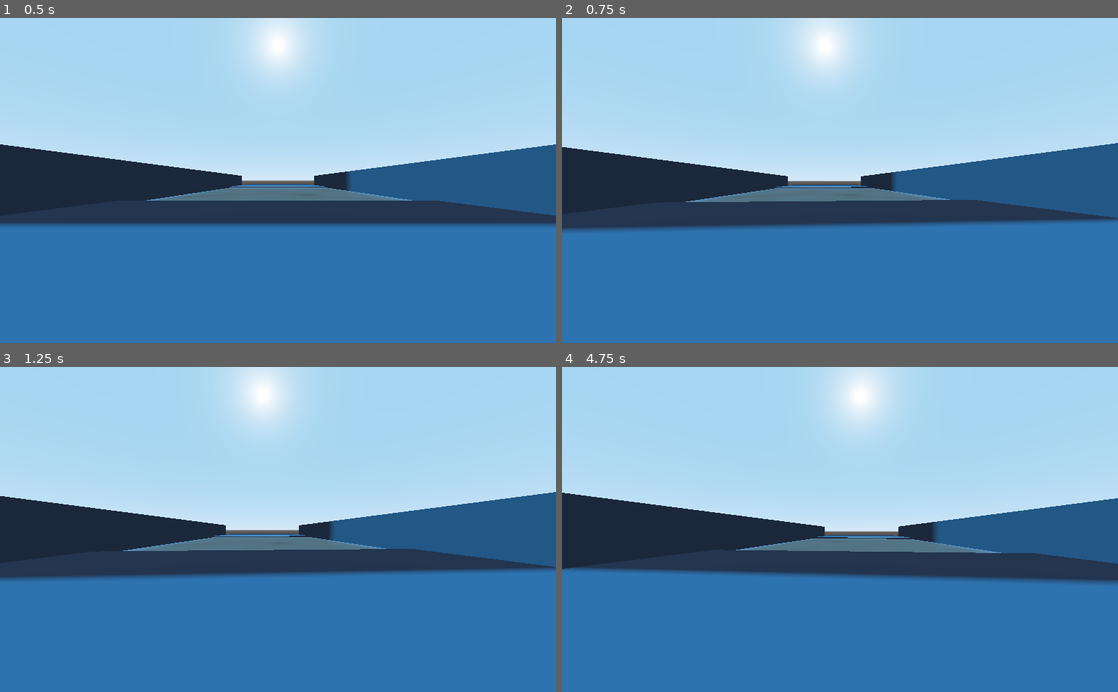
Above: before the commit, frames 1-4 (two rows, left to right).
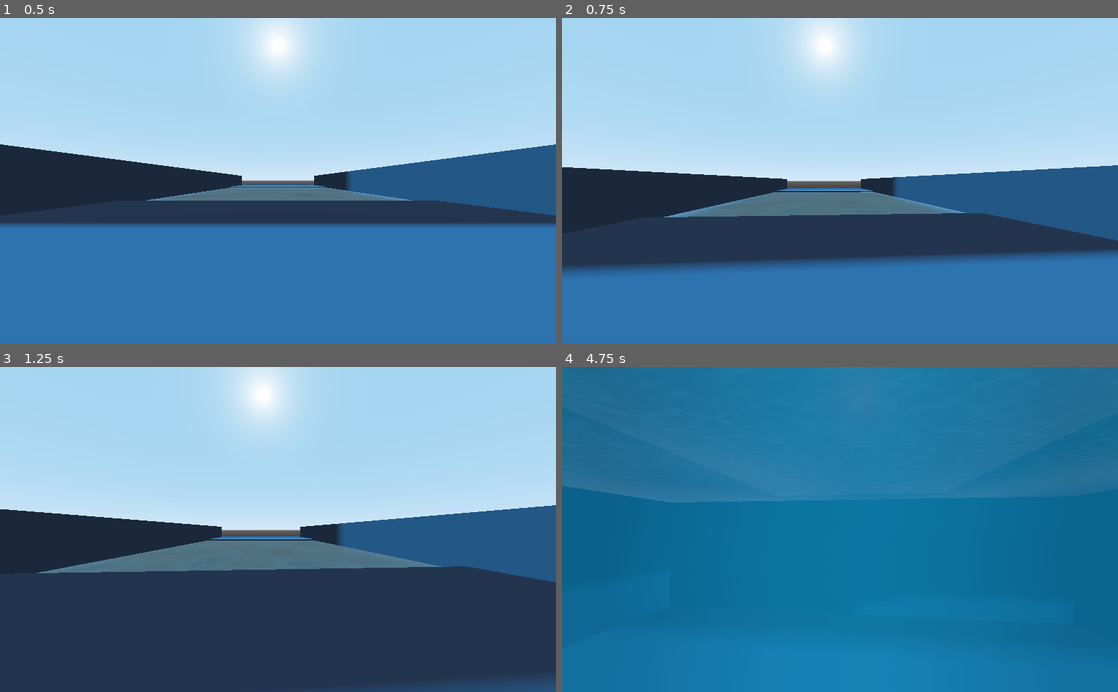
Above: after the commit, the same moments.

Repository: tehdi/demersal
Game: Godot game, scene res://Levels/testScene.tscn
Two runs of this game, one before a commit and one after it. Both use one fixed random seed, a clock stepped at 60 frames per second and the inputs below. The engine's default icon, where the game draws it, is replaced by a stand-in: a white triangle on a blue panel in a dark square.
Inputs (mouse positions are in pixels of both pictures, inside the frame that each line leads up to):
- Up to frame 1 (0.5 s): no input
- Up to frame 2 (0.75 s): tap Enter at 0.5 s; move the mouse to (867, 180) at 0.52 s; hold W (move_forward, bound only after the commit) from 0.53 s (still down); tap Space (move_jump, bound only after the commit) at 0.6 s
- Up to frame 3 (1.25 s): keep holding W (move_forward, bound only after the commit); tap Space (move_jump, bound only after the commit) at 0.77, 1.07 s
- Up to frame 4 (4.75 s): keep holding W (move_forward, bound only after the commit); move the mouse to (812, 529) at 1.27 s; tap Space (move_jump, bound only after the commit) at 1.35, 1.52, 1.82, 2.1, 2.85, 3.02, 3.32, 3.6, 3.77, 4.07, 4.35, 4.52 s; move the mouse to (851, 523) at 2.02 s; move the mouse to (834, 536) at 2.77 s; move the mouse to (878, 532) at 3.52 s; move the mouse to (795, 526) at 4.27 s

Frame 1 is identical in both runs. In frame 2, 20% of the frame differs, in the area x 0-100%, y 38-79%; in frame 3, 44%; in frame 4, 91%, in the area x 0-100%, y 0-100%.

Commit message:
controls added

Diff:
--- a/project.godot
+++ b/project.godot
@@ -14,9 +14,41 @@
 run/main_scene="res://Levels/testScene.tscn"
 config/icon="res://icon.png"
 
+[display]
+
+window/size/fullscreen=true
+
 [gui]
 
 common/drop_mouse_on_gui_input_disabled=true
+
+[input]
+
+move_forward={
+"deadzone": 0.5,
+"events": [ Object(InputEventKey,"resource_local_to_scene":false,"resource_name":"","device":0,"alt":false,"shift":false,"control":false,"meta":false,"command":false,"pressed":false,"scancode":0,"physical_scancode":87,"unicode":0,"echo":false,"script":null)
+ ]
+}
+move_backward={
+"deadzone": 0.5,
+"events": [ Object(InputEventKey,"resource_local_to_scene":false,"resource_name":"","device":0,"alt":false,"shift":false,"control":false,"meta":false,"command":false,"pressed":false,"scancode":0,"physical_scancode":83,"unicode":0,"echo":false,"script":null)
+ ]
+}
+move_left={
+"deadzone": 0.5,
+"events": [ Object(InputEventKey,"resource_local_to_scene":false,"resource_name":"","device":0,"alt":false,"shift":false,"control":false,"meta":false,"command":false,"pressed":false,"scancode":0,"physical_scancode":65,"unicode":0,"echo":false,"script":null)
+ ]
+}
+move_right={
+"deadzone": 0.5,
+"events": [ Object(InputEventKey,"resource_local_to_scene":false,"resource_name":"","device":0,"alt":false,"shift":false,"control":false,"meta":false,"command":false,"pressed":false,"scancode":0,"physical_scancode":68,"unicode":0,"echo":false,"script":null)
+ ]
+}
+move_jump={
+"deadzone": 0.5,
+"events": [ Object(InputEventKey,"resource_local_to_scene":false,"resource_name":"","device":0,"alt":false,"shift":false,"control":false,"meta":false,"command":false,"pressed":false,"scancode":0,"physical_scancode":32,"unicode":0,"echo":false,"script":null)
+ ]
+}
 
 [physics]
 
